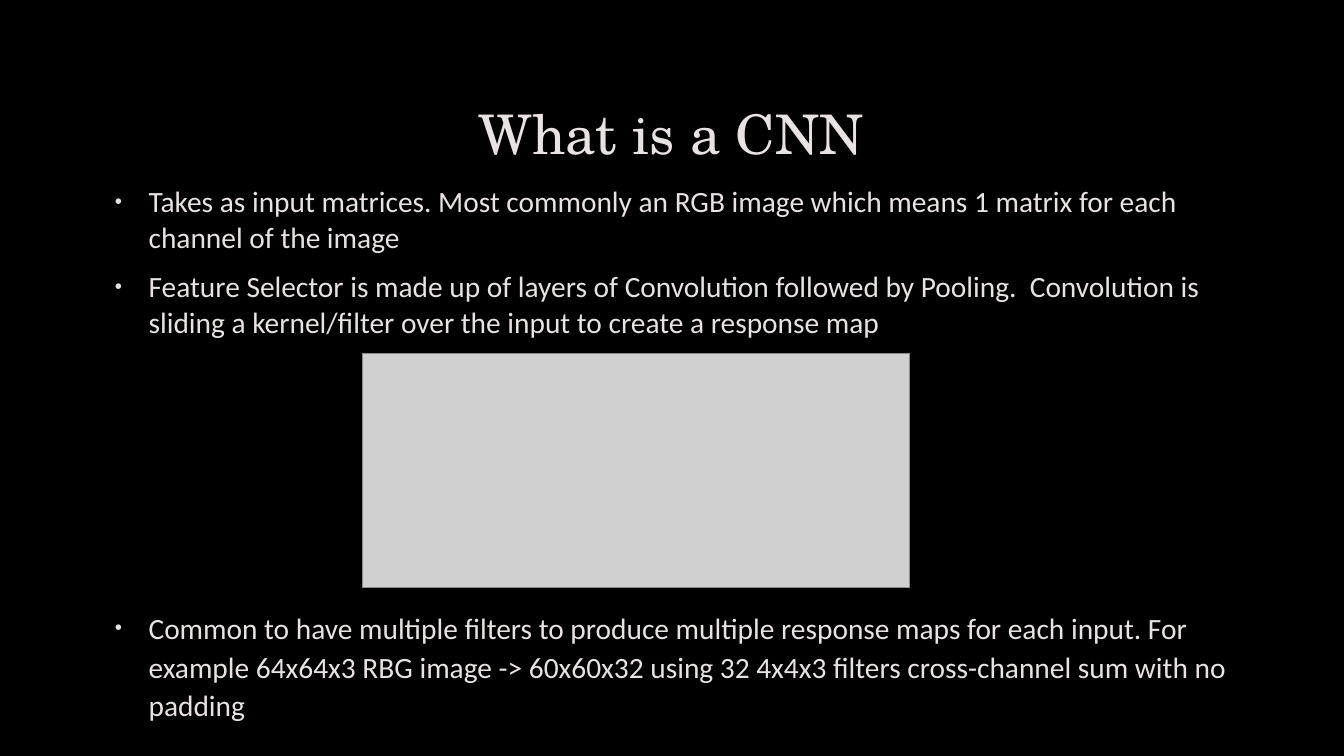
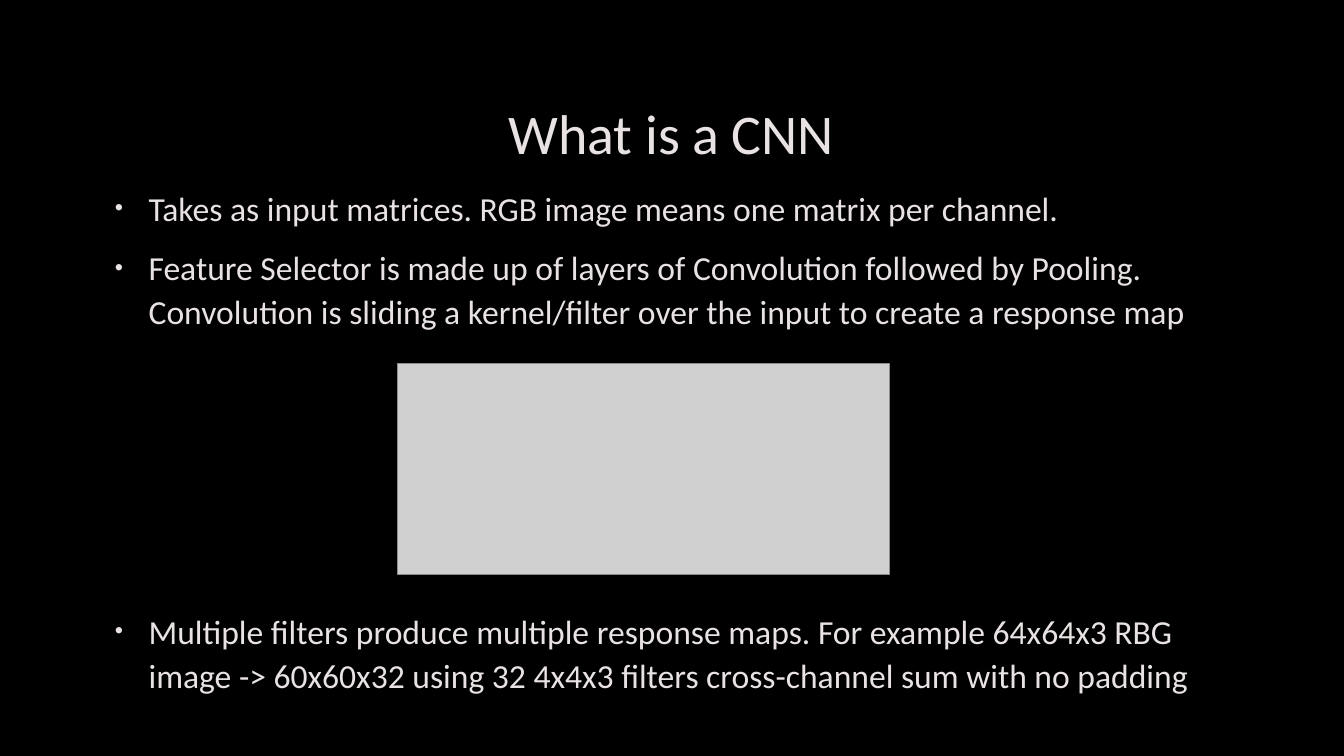
Before and after one commit to psyfb2/Movie-Review-Sentiment-Analysis, a slide deck: slide 4 of CNN for Movie Review Sentiment Analysis.pptx. Drawn at 1344x756 pixels with LibreOffice and Linux fonts; fonts in the diff are those of the drawing; grey boxes stand for pictures; background and template pictures are left out. Boxes give left, top, right and bottom in pixels: in the first picture for what was removed or moved away, otherwise in the second. Text is boxed around its words. In the diff, an @@ line names an element or a change of style, - is before the commit and + after.

```diff
--- a/CNN for Movie Review Sentiment Analysis.pptx
+++ b/CNN for Movie Review Sentiment Analysis.pptx
@@ title "What is a CNN" at (509,115,834,155): size 39 to 40 pt, font TeX Gyre Schola to Calibri @@
@@ text at (149,197,1058,227): text changed; size 21 to 24 pt @@
-• Takes as input matrices. Most commonly an RGB image which means 1 matrix for each channel of the image
+• Takes as input matrices. RGB image means one matrix per channel.
@@ text at (149,256,1185,330): size 21 to 24 pt in "Feature Selector is made up of layers ..."; line spacing 1 to 1.1 @@
@@ picture: place and size @@
-picture at (363,353,910,587)
+picture at (398,364,890,575)
@@ text at (149,620,1187,694): text changed; size 21 to 24 pt @@
-• Common to have multiple filters to produce multiple response maps for each input. For example 64x64x3 RBG image -> 60x60x32 using 32 4x4x3 filters cross-channel sum with no padding
+• Multiple filters produce multiple response maps. For example 64x64x3 RBG image -> 60x60x32 using 32 4x4x3 filters cross-channel sum with no padding
```
Also in this commit, not shown: 8 other slides changed, 12 other files.
